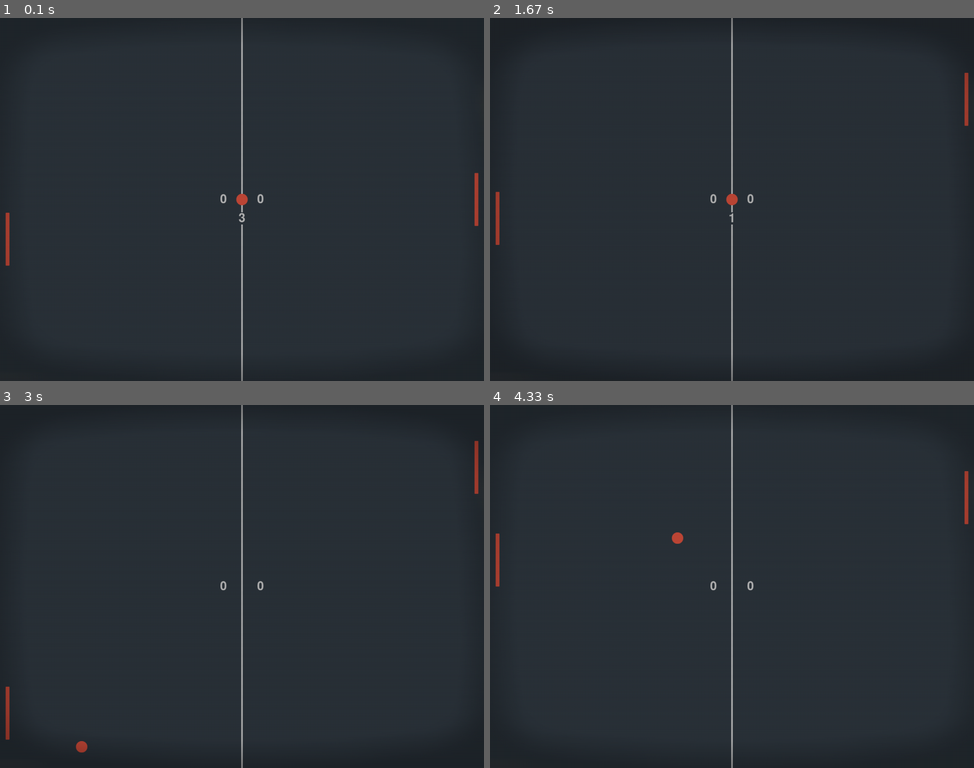
Above: before the commit, frames 1-4 (two rows, left to right).
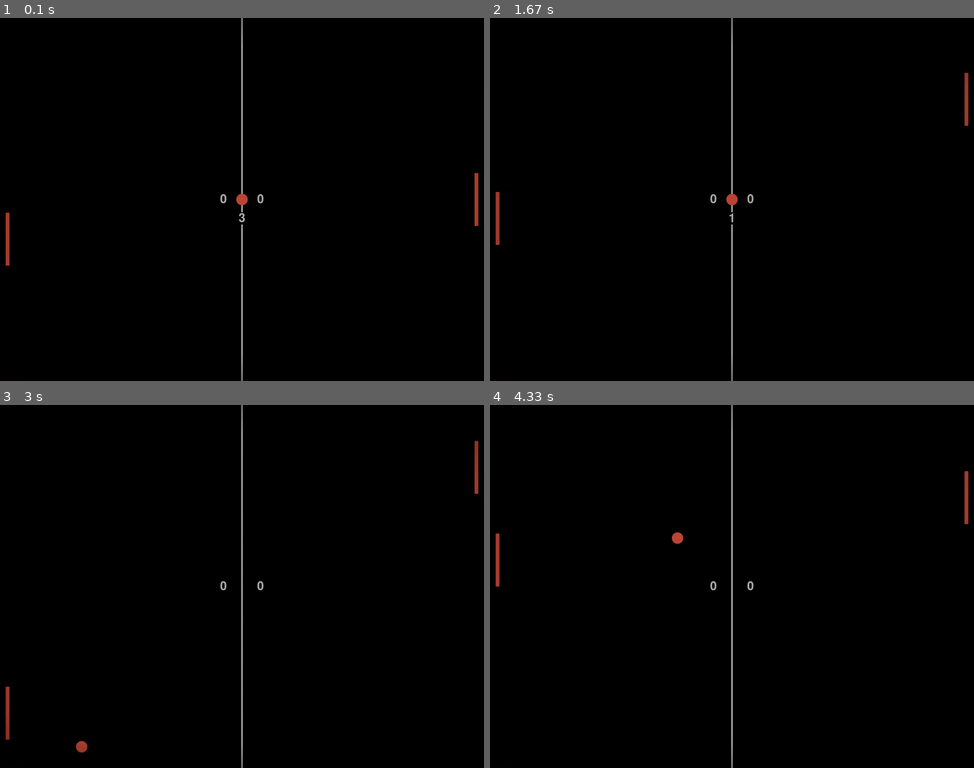
Above: after the commit, the same moments.

Repository: usagibryan/pygame-pong
Game: pygame game, started from main.py
Two runs of this game, one before a commit and one after it. Both use one fixed random seed, a clock stepped at 60 frames per second and the inputs below.
Inputs:
- Up to frame 1 (0.1 s): no input
- Up to frame 2 (1.67 s): hold Up 0.33-0.8 s; hold Down 0.83-1.13 s; hold Up 1.17-1.53 s; hold Down from 1.57 s (still down)
- Up to frame 3 (3 s): release Down at 1.93 s; hold Up 1.97-2.27 s; hold Down 2.3-2.6 s; hold Up from 2.63 s (still down)
- Up to frame 4 (4.33 s): release Up at 3 s; hold Down 3.03-3.4 s; hold Up 3.43-3.73 s; hold Down 3.77-4.07 s; hold Up from 4.1 s (still down)

The runs differ from the first frame. In frame 1, 99% of the frame differs, in the area x 0-100%, y 0-100%; in frame 2, 99%; in frame 3, 99%; in frame 4, 99%.

Commit message:
Add music file

Diff:
--- a/main.py
+++ b/main.py
@@ -144,12 +144,13 @@
 clock = pygame.time.Clock()
 
 # Main Window
-screen = pygame.display.set_mode((SCREEN_WIDTH ,SCREEN_HEIGHT))
+screen = pygame.display.set_mode((SCREEN_WIDTH ,SCREEN_HEIGHT), pygame.SCALED) # without scaled it stretches, but with scaled CRT doesn't look good
 crt = CRT(screen)
 pygame.display.set_caption('Pong')
 
 # Global Variables
 basic_font = pygame.font.Font('freesansbold.ttf', 32)
+bg_music = pygame.mixer.Sound("audio/bg_music.wav")
 plob_sound = pygame.mixer.Sound("audio/pong.ogg")
 score_sound = pygame.mixer.Sound("audio/score.ogg")
 middle_strip = pygame.Rect(SCREEN_WIDTH /2 - 2,0,4,SCREEN_HEIGHT)
@@ -168,6 +169,8 @@
 game_manager = GameManager(ball_sprite,paddle_group)
 
 while True:
+
+	# Handling Input
 	for event in pygame.event.get():
 
 		# Exit Window Option
@@ -196,7 +199,10 @@
 	# Run the game
 	game_manager.run_game()
 
+	# Music
+	# pygame.mixer.Sound.play(bg_music) # sounds awful. Why?
+
 	# Rendering
 	crt.draw()
 	pygame.display.flip()
-	clock.tick(FRAMERATE) # TODO use delta time for frame rate
+	clock.tick(FRAMERATE) # TODO use delta time for frame rate, also IMO ball is too slow
--- a/settings.py
+++ b/settings.py
@@ -5,6 +5,6 @@
 FRAMERATE = 120
 
 # Colors
-BG_COLOR = pygame.Color('#2F373F')
+BG_COLOR = pygame.Color('#000000')
 # ACCENT_COLOR = (27,35,43)
 ACCENT_COLOR = (200,200,200)
Not shown, added: audio/bg_music.wav
